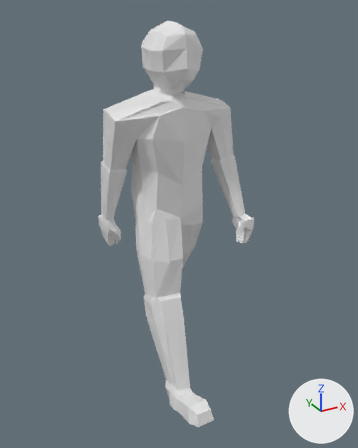
Before and after pictures for a commit that changed the Blender file characters/player/Char/char.blend.
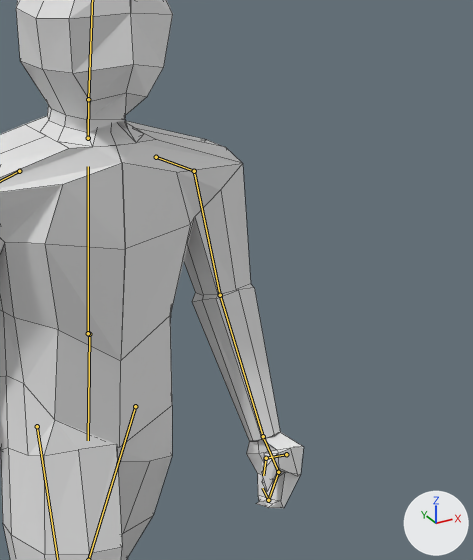
Each version is shown whole from a 50 mm lens placed at (-2.7, -5.15, 4.77), pointed at (0.04, -0.17, 2.28), then close up on the part from 38% to 90% of the width and 10% to 59% of the height. Lighting does not change. The marker at lower right points along +X, +Y and +Z. Both versions are drawn at frame 13 of the action 'walking_loop'; the numbers are the values there. The bones that bend it are drawn over the model as lines in the close-ups. The close-ups show mesh edges as thin lines.

Names of what the first close-up shows: 'Char'.
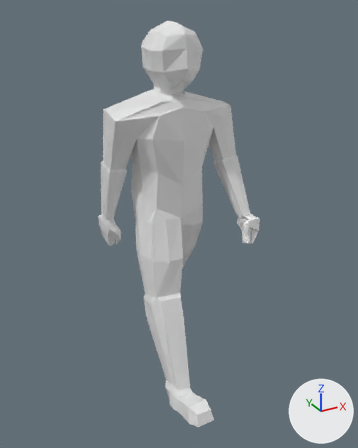
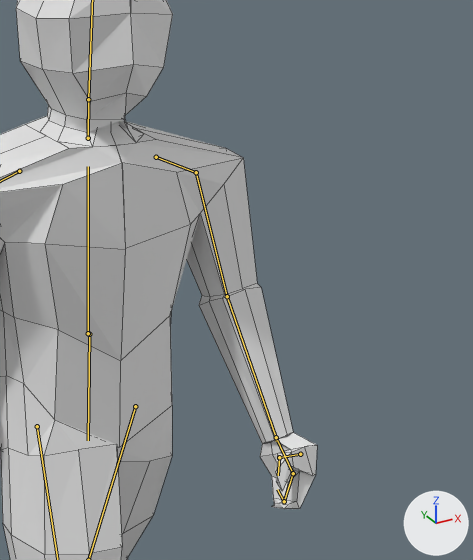
Commit message: Fixed animations

Location of each change, [x1, y1, x2, y2] in pixels of the close-ups (473 x 560 px):
'Char', posed: before [0, 0, 303, 560]; after [0, 0, 317, 560]
bone 'shoulder.L', root to tip: before (156, 157) to (194, 171); after (156, 157) to (196, 172)
bone 'arm.L', root to tip: before (194, 171) to (220, 295); after (196, 172) to (227, 296)

The edits, one by one:
Bone 'shoulder.L' (bone_shoulder_l) turns from (-22, 6, -3) to (-22, -4, -3) degrees about its own x, y and z.
Bone 'arm.L' (bone_arm_l) turns from (-54, -22, -18) to (-56, -16, -15) degrees about its own x, y and z.
